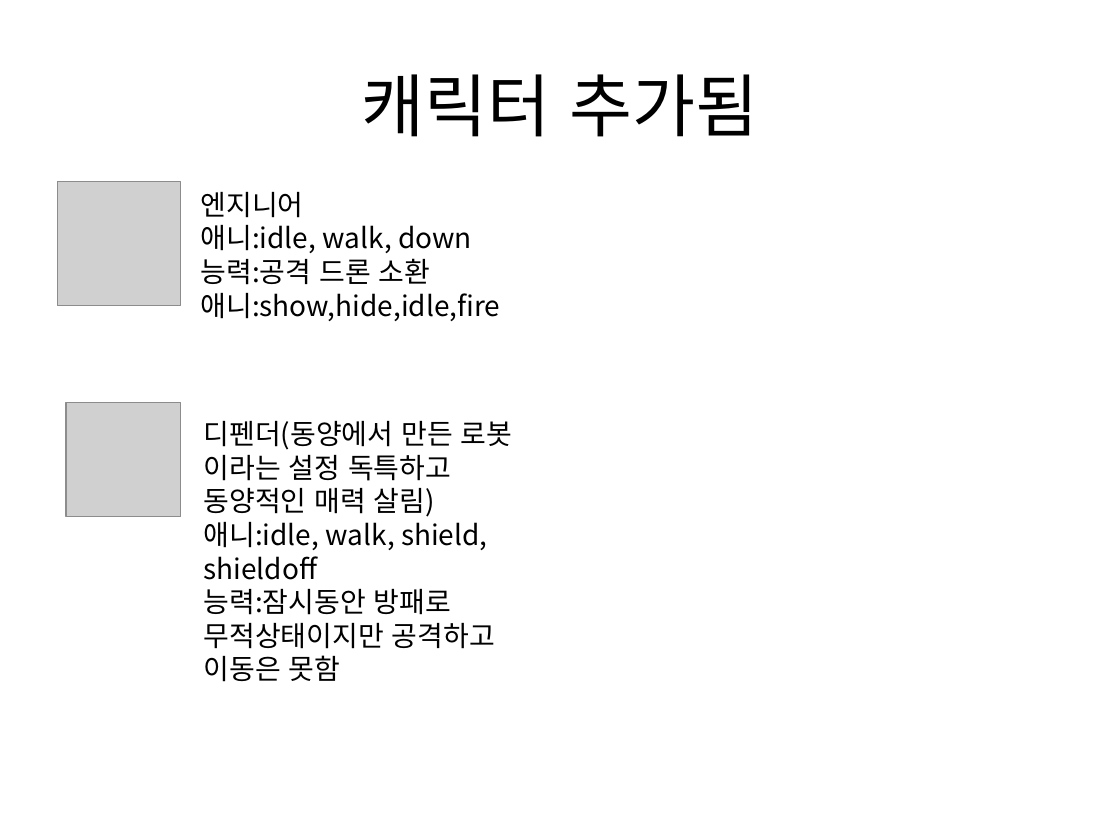
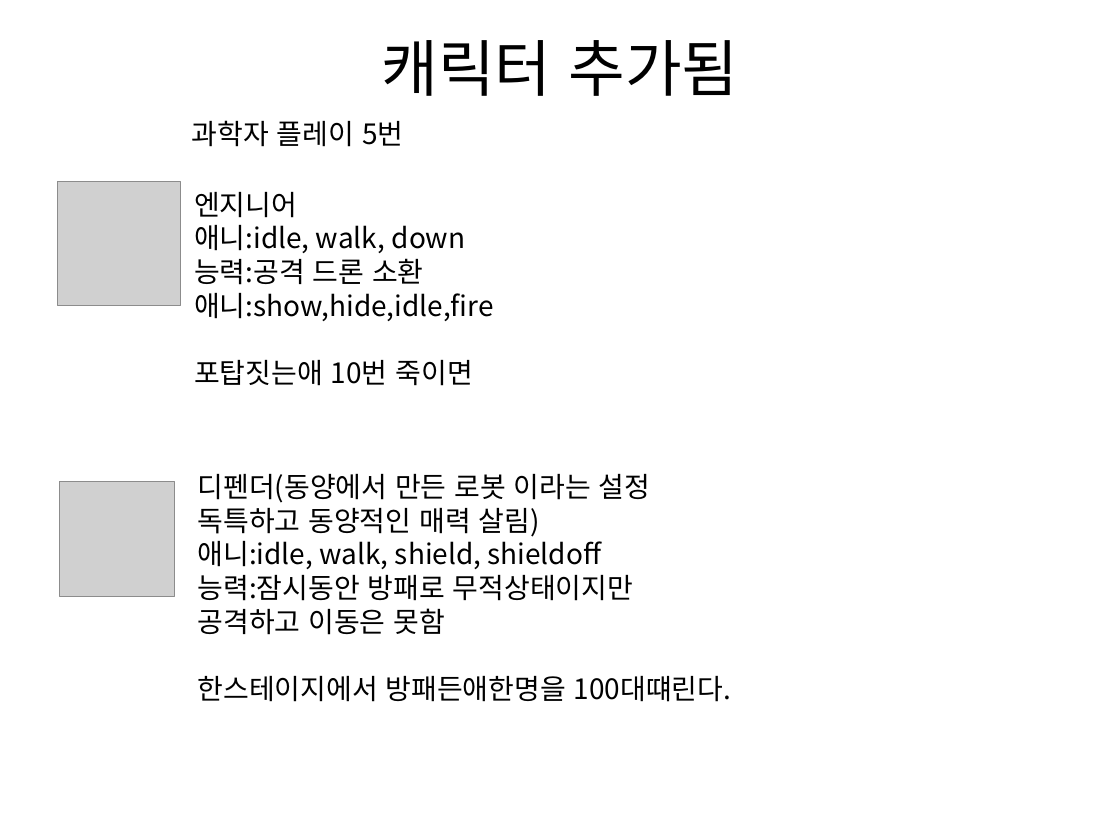
Before and after one commit to gkdlgndpdu/EscapeJail, a slide deck: slide 64 of EscapeJail/Assets/기획/스테이지1기획.pptx. Drawn at 1120x840 pixels with LibreOffice and Linux fonts; fonts in the diff are those of the drawing; grey boxes stand for pictures. Boxes give left, top, right and bottom in pixels: in the first picture for what was removed or moved away, otherwise in the second. Text is boxed around its words. In the diff, an @@ line names an element or a change of style, - is before the commit and + after.

```diff
--- a/EscapeJail/Assets/기획/스테이지1기획.pptx
+++ b/EscapeJail/Assets/기획/스테이지1기획.pptx
@@ title "캐릭터 추가됨" at <box>381,40,739,96</box>: size 44 to 39.6 pt @@
@@ text added at <box>192,120,403,147</box>, 18 pt, text #000000 @@
+과학자 플레이 5번
@@ text at <box>194,360,473,386</box>: paragraph added @@
+포탑짓는애 10번 죽이면
@@ text "디펜더(동양에서 만든 로봇 이라는 설정 ...": place and size @@
-text "디펜더(동양에서 만든 로봇 이라는 설정 ..." at <box>204,421,513,682</box>
+text "디펜더(동양에서 만든 로봇 이라는 설정 ..." at <box>197,474,731,702</box>
@@ picture: place and size @@
-picture at <box>66,402,180,516</box>
+picture at <box>59,482,174,596</box>
@@ text at <box>197,676,731,702</box>: paragraph added @@
+한스테이지에서 방패든애한명을 100대떄린다.
```
Also in this commit, not shown: 2 other slides changed, 1 slide added, 4 other files.
